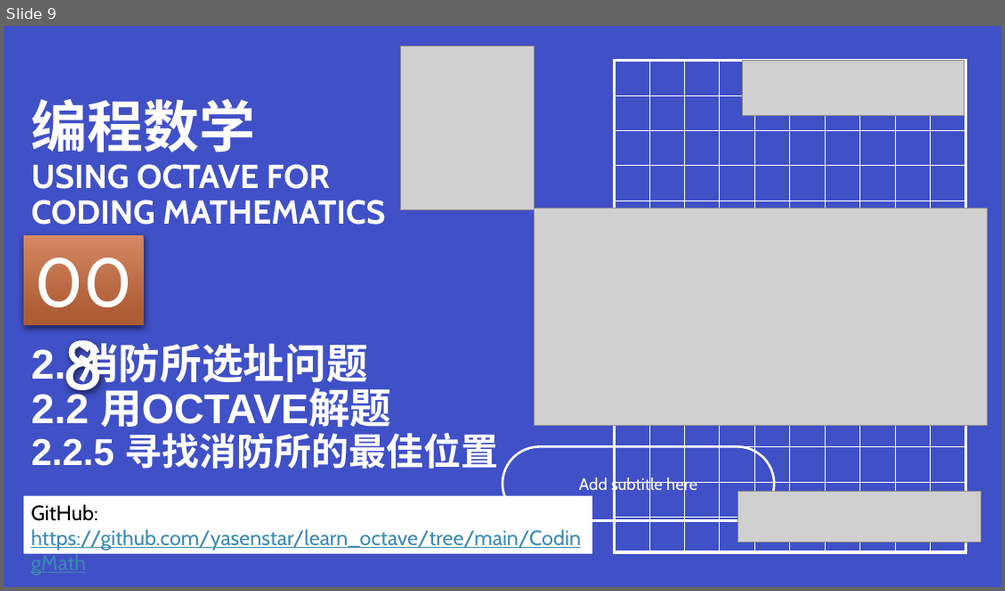
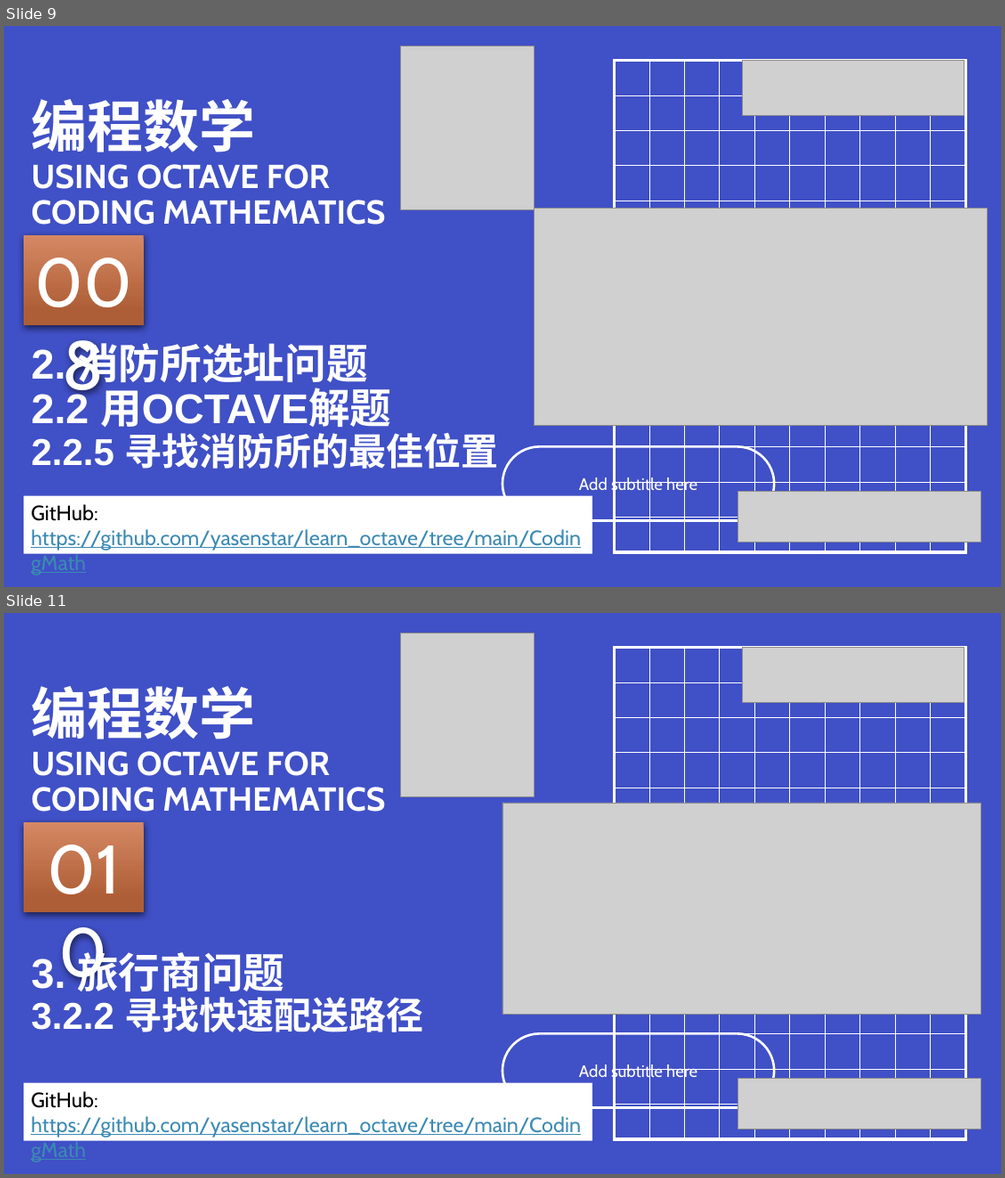
Before and after one commit to yasenstar/learn_octave, a slide deck: CodingMath/codingmath-covers.pptx. Shown one above the other, each under a label of ours: slide 9 before the commit, slides 9 and 11 after it; the slides between them are not shown. The pictures are 1005x591 and 1005x1178 pixels, drawn with LibreOffice and Linux fonts; fonts in the diff are those of the drawing; grey boxes stand for pictures. Boxes give left, top, right and bottom in pixels: in the first picture for what was removed or moved away, otherwise in the second. Text is boxed around its words. In the diff, an @@ line names an element or a change of style, - is before the commit and + after.

```diff
--- a/CodingMath/codingmath-covers.pptx
+++ b/CodingMath/codingmath-covers.pptx
@@ slide 11 added at (4,613,1001,1174), background #4050C6; not listed: 1 template element that a slide beside it also shows @@
@@ picture added at (400,633,534,797) @@
@@ picture added at (742,648,964,702) @@
@@ title added at (32,686,385,811), 32 pt, text #FFFFFF, bold @@
+编程数学
+USING OCTAVE FOR CODING MATHEMATICS
@@ rectangle added at (24,821,143,912), fill gradient #D58863 to #AF5F35, 66 pt, text #FFFFFF @@
+010
@@ picture added at (502,803,981,1014) @@
@@ text added at (32,945,424,1032), 36 pt, text #FFFFFF, bold @@
+3. 旅行商问题
+3.2.2 寻找快速配送路径
@@ rectangle added at (24,1083,591,1140), fill #FFFFFF, 20 pt, text #3B8AB3, underline @@
+GitHub: https://github.com/yasenstar/learn_octave/tree/main/CodingMath
@@ picture added at (738,1078,981,1129) @@
```
Also in this commit, not shown: 1 slide changed, 15 other files.
